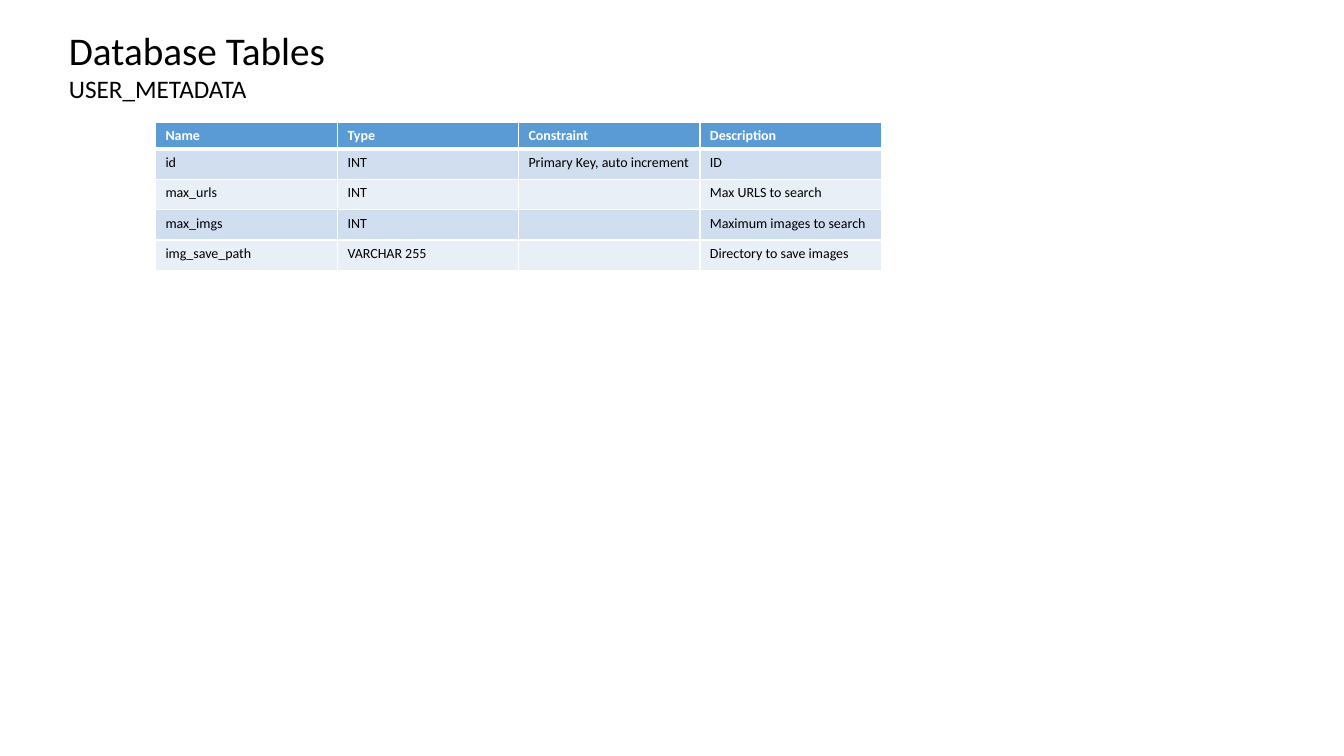
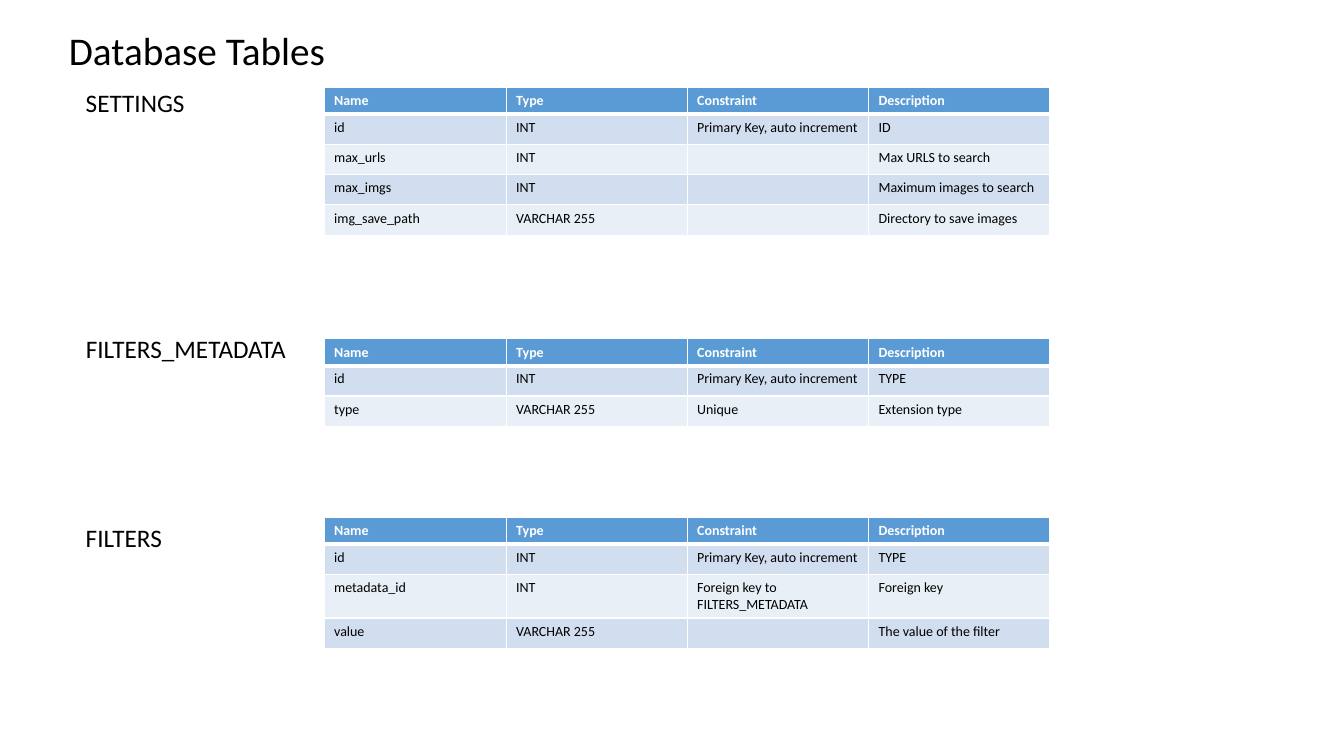
Before and after one commit to datim/squid, a slide deck: slide 6 of docs/design.pptx (slide 5 before the commit). Drawn at 1344x756 pixels with LibreOffice and Linux fonts; fonts in the diff are those of the drawing. Boxes give left, top, right and bottom in pixels: in the first picture for what was removed or moved away, otherwise in the second. Text is boxed around its words. In the diff, an @@ line names an element or a change of style, - is before the commit and + after.

```diff
--- a/docs/design.pptx
+++ b/docs/design.pptx
@@ text at [69,81,247,102]: paragraph removed @@
-USER_METADATA
@@ table: place and size @@
-table at [155,122,882,283]
+table at [325,87,1052,248]
@@ text added at [86,95,185,112], 18 pt, text #000000 @@
+SETTINGS
@@ text added at [86,341,286,362], 18 pt, text #000000 @@
+FILTERS_METADATA
@@ table added at [325,339,1052,440], 3 rows, 4 columns @@
+Name | Type | Constraint | Description
+id | INT | Primary Key, auto increment | TYPE
+type | VARCHAR 255 | Unique | Extension type
@@ text added at [86,530,162,547], 18 pt, text #000000 @@
+FILTERS
@@ table added at [325,517,1052,661], 4 rows, 4 columns @@
+Name | Type | Constraint | Description
+id | INT | Primary Key, auto increment | TYPE
+metadata_id | INT | Foreign key to FILTERS_METADATA | Foreign key
+value | VARCHAR 255 |  | The value of the filter
```
Also in this commit, not shown: 1 slide added, 2 other files.
